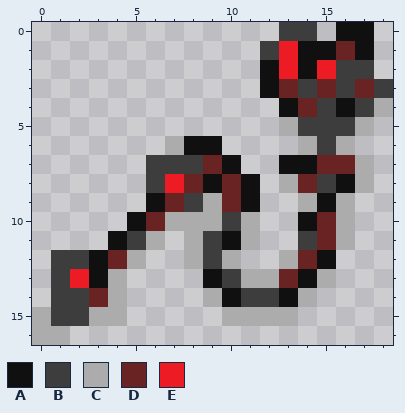
A pixel-art sprite gets an edit: Items/Summon/Whips/Intestine.png. This is how it looked before the edit.
The file is 38x34 pixels, drawn in blocks of 2x2; one block is one cell here.
Palette (. is transparent): A #101010  B #3d3d3d  C #acacac  D #692323  E #ed1c24
Pixels before, first column x 0:
 0 .............BB.AA.
 1 ............BEAADA.
 2 ............AEAEBB.
 3 ............ADBDBDB
 4 .............ADBABC
 5 .............CBBBC.
 6 .......CAA....CBC..
 7 ......BBBDA..AADDC.
 8 ......BEDADA.CDBAC.
 9 ......ADBCDA..CAC..
10 .....ADCCCBC..ADC..
11 ....ABC.CBAC..BDC..
12 .BBADC..CBC..CDA...
13 .BEAC....ABCCDAC...
14 .BBDC....CABBAC....
15 CBBCC.....CCCC.....
16 CC.................
After:
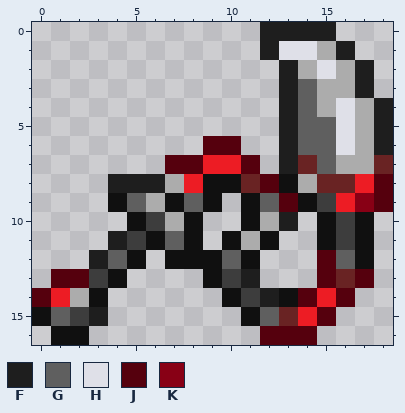
Colours new in this view: F #1e1e1e  G #5f5f5f  H #dfe0e8  J #55000d  K #880015
From old to new:
Changed rows in their new state; - is an unchanged pixel.
first column x 0:
 0 ------------FFFF..-
 1 ------------FHHCF.-
 2 ------------.FCHCF-
 3 ------------.FGCCF.
 4 -------------FGCHCF
 5 -------------FGGH-F
 6 -------..JJ--FGGHCF
 7 ------.JJEEJ-FDGC-D
 8 ----FFFCE-ADJACDDEJ
 9 ----AGCAGA.-GJABEKJ
10 ------B-A..ACF.ABA-
11 ----F-AGA.--A-.ABA-
12 -..FGA-AAAGA-..JGA-
13 -JJBA------F...JDJ-
14 JECA.----.--F-JEJ--
15 AG-F.-----.AGDEJ---
16 .AA---------JJJ----
Changed places in both pictures, as pixel boxes (x1, y1, x2, y2):
changed: (32, 22, 393, 345)
